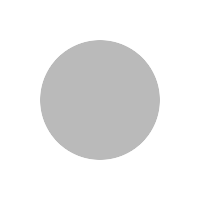
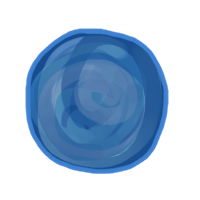
Layers edited between the first and the second 200 × 200 image:
painted on "Planet 3 Line" over [25, 28, 169, 174]
painted on "Planet 3 Body" over [27, 30, 167, 172]
hid "perfekter Kreis" over [40, 40, 160, 160]
